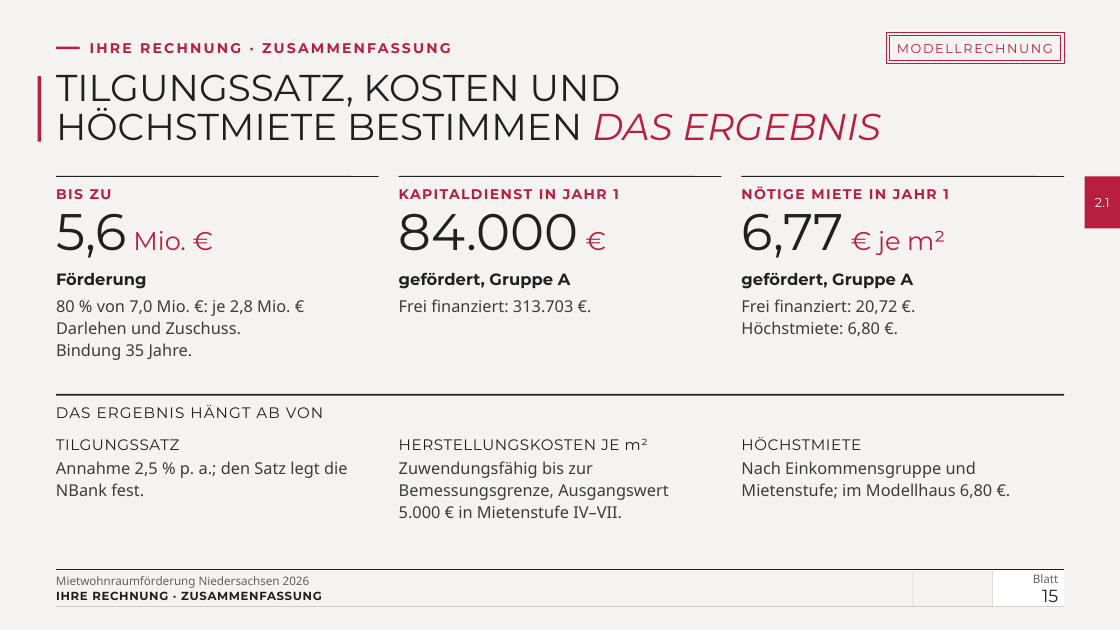
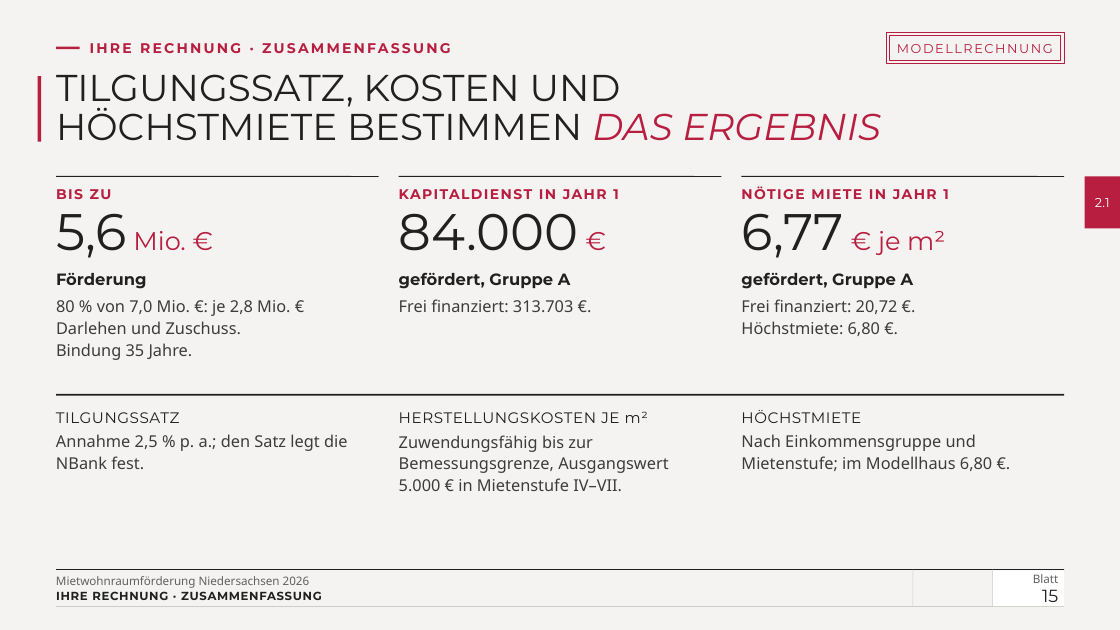
Before and after one commit to vgedaschko/NBank, a slide deck: slide 15 of praesentation/dist/PGN-Mietwohnraumfoerderung-Niedersachsen-2026-Vortrag.pptx. Drawn at 1120x630 pixels with LibreOffice and Linux fonts; fonts in the diff are those of the drawing; background and template pictures are left out. Boxes give left, top, right and bottom in pixels: in the first picture for what was removed or moved away, otherwise in the second. Text is boxed around its words. In the diff, an @@ line names an element or a change of style, - is before the commit and + after.

```diff
--- a/praesentation/dist/PGN-Mietwohnraumfoerderung-Niedersachsen-2026-Vortrag.pptx
+++ b/praesentation/dist/PGN-Mietwohnraumfoerderung-Niedersachsen-2026-Vortrag.pptx
@@ text removed at (56,405,323,418) @@
-DAS ERGEBNIS HÄNGT AB VON
@@ 3 texts: place and size @@
-3 texts at (56,437,992,518)
+3 texts at (56,410,992,491)
```
Also in this commit, not shown: 24 other slides changed, 43 other files.
